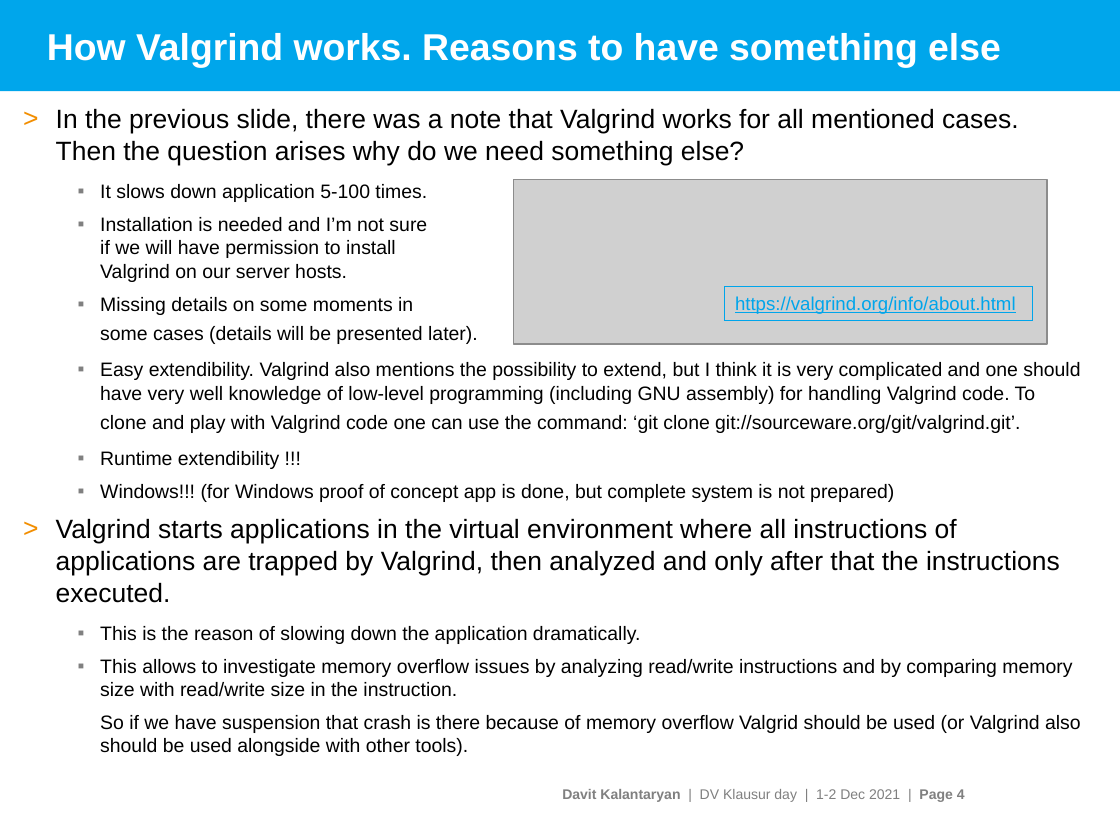
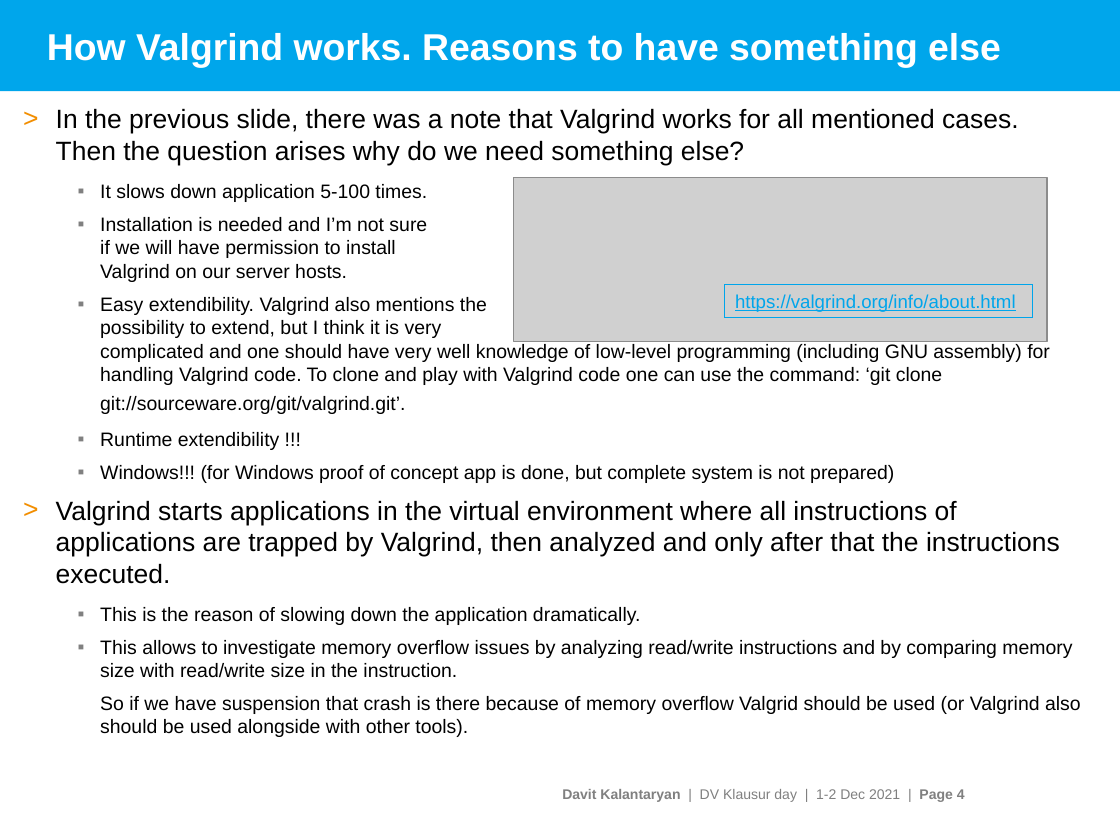
Before and after one commit to davitkalantaryan/old-crash_investigator, a slide deck: slide 4 of docs/crash_investigations.pptx. Drawn at 1120x840 pixels with LibreOffice and Linux fonts; fonts in the diff are those of the drawing; grey boxes stand for pictures; background and template pictures are left out. Boxes give left, top, right and bottom in pixels: in the first picture for what was removed or moved away, otherwise in the second. Text is boxed around its words. In the diff, an @@ line names an element or a change of style, - is before the commit and + after.

Commit message:
added last version of presentation

```diff
--- a/docs/crash_investigations.pptx
+++ b/docs/crash_investigations.pptx
@@ text at <box>100,297,478,344</box>: paragraph removed @@
-  ▪ Missing details on some moments in
-    some cases (details will be presented later).
```
Also in this commit, not shown: 1 slide added, 1 slide removed.
